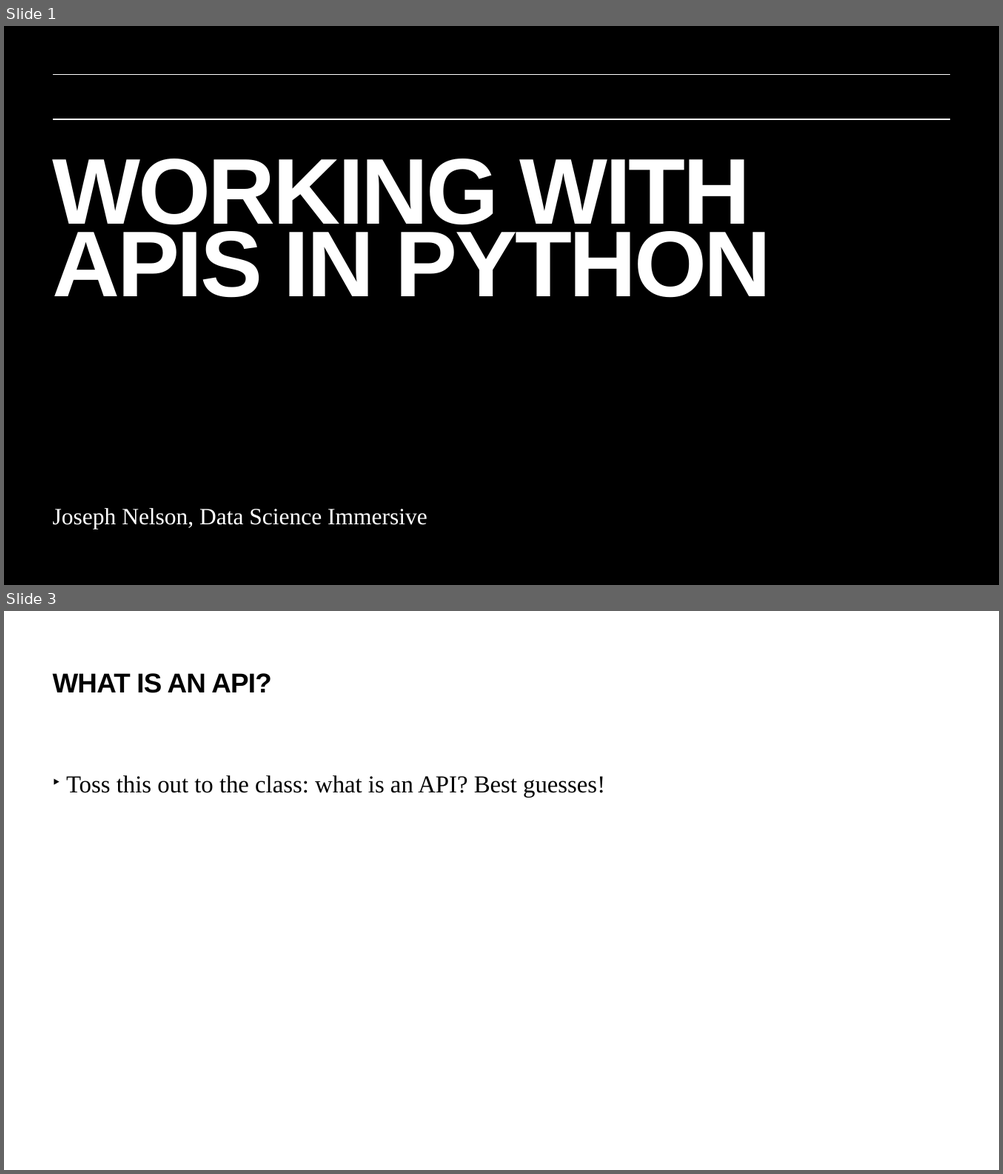
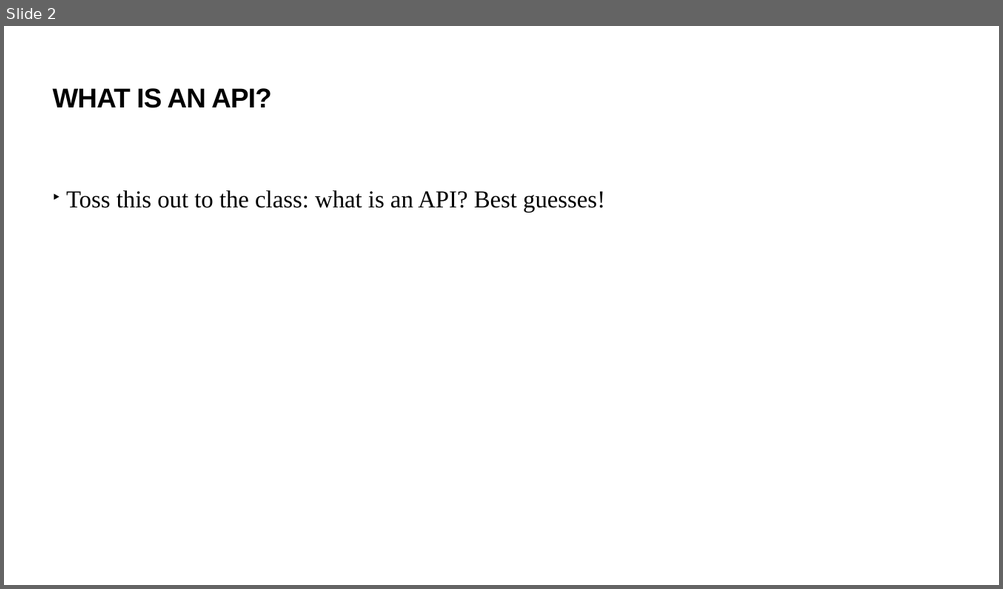
Before and after one commit to xxl4tomxu98/invention, a slide deck: data_science_ga/DATR-April-2020/lessons/required/working-with-api-data/slides/intro-to-apis.pptx. Shown one above the other, each under a label of ours: slides 1 and 3 before the commit, slide 2 after it; the slides between them are not shown. The pictures are 1003x1174 and 1003x589 pixels, drawn with LibreOffice and Linux fonts; fonts in the diff are those of the drawing; background and template pictures are left out. Boxes give left, top, right and bottom in pixels: in the first picture for what was removed or moved away, otherwise in the second. Text is boxed around its words. In the diff, an @@ line names an element or a change of style, - is before the commit and + after.

```diff
--- a/data_science_ga/DATR-April-2020/lessons/required/working-with-api-data/slides/intro-to-apis.pptx
+++ b/data_science_ga/DATR-April-2020/lessons/required/working-with-api-data/slides/intro-to-apis.pptx
@@ slide 1 removed at [4,26,999,585], background #000000 @@
@@ line removed from (52, 74) to (950, 74) @@
@@ line removed from (52, 119) to (950, 119) @@
@@ text removed at [53,158,771,298] @@
-WORKING WITH APIS IN PYTHON
@@ text removed at [53,508,427,528] @@
-Joseph Nelson, Data Science Immersive
@@ what was slide 3 is now slide 2 @@
```
Also in this commit, not shown: 1 slide changed, 36 other files.
